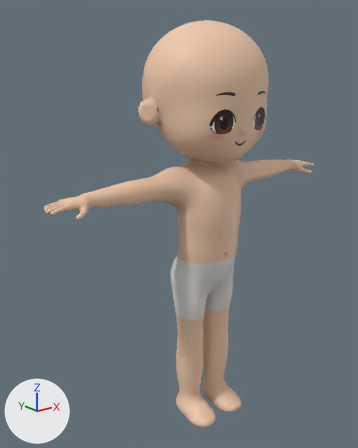
Two versions of the Blender file assets/models/source/characters/chibi/male_small.blend, one commit apart.
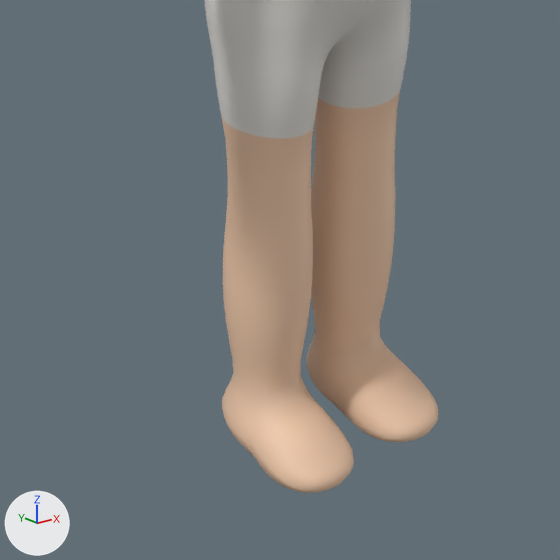
The first picture shows the older version from a camera (50 mm lens) standing at (-1.231, -1.37, 1.404) and looking at (-0.065, 0.087, 0.821). The close-ups show the older and then the newer version on the part from 30% to 78% of the width and 62% to 100% of the height of that picture. Only the edits that show in the close-ups are written down. The axes (+X, +Y, +Z) are drawn at lower left. The lights are the same throughout.

In view in the first close-up: 'Body.001'.
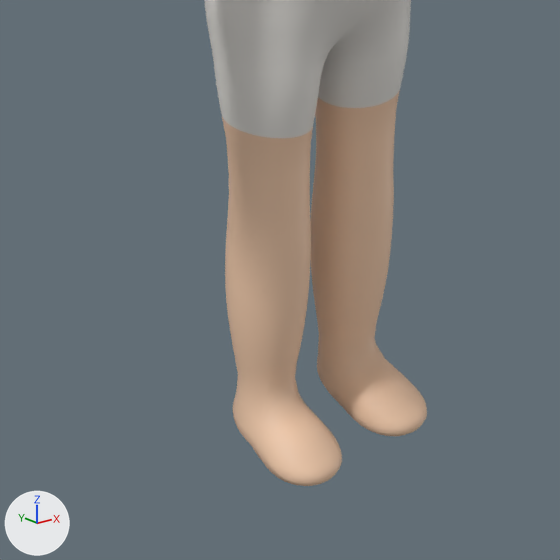
Edits to the bpy script that builds the scene:
```text
Change me_body:
    where me_body.from_pydata(...)  # 14274 vertices, 14272 faces; spans x -0.64..0.64, y -0.2..0.24, z 0.0..1.56
    used by ob_body_001; location = (0.0, 0.0, 0.0)
    me_body part 1: 597 vertices moved from x -0.13..0.13, y -0.13..0.07, z 0.0..0.52 to x -0.12..0.12, y -0.12..0.06, z 0.0..0.52; 350 vertices removed from x -0.13..0.13, y -0.14..0.07, z 0.0..0.52; 350 vertices added at x -0.12..0.12, y -0.12..0.05, z 0.0..0.52
```

Location of each change, (x1, y1, x2, y2) in pixels of the close-ups (560 x 560 px; the box of a moved part takes in the faces that stretch with it):
'Body.001', reshaped: before (205, 0, 438, 493); after (205, 0, 427, 486)
part 1 of me_body, moved or reshaped: before (222, 43, 438, 493); after (225, 42, 427, 486)
